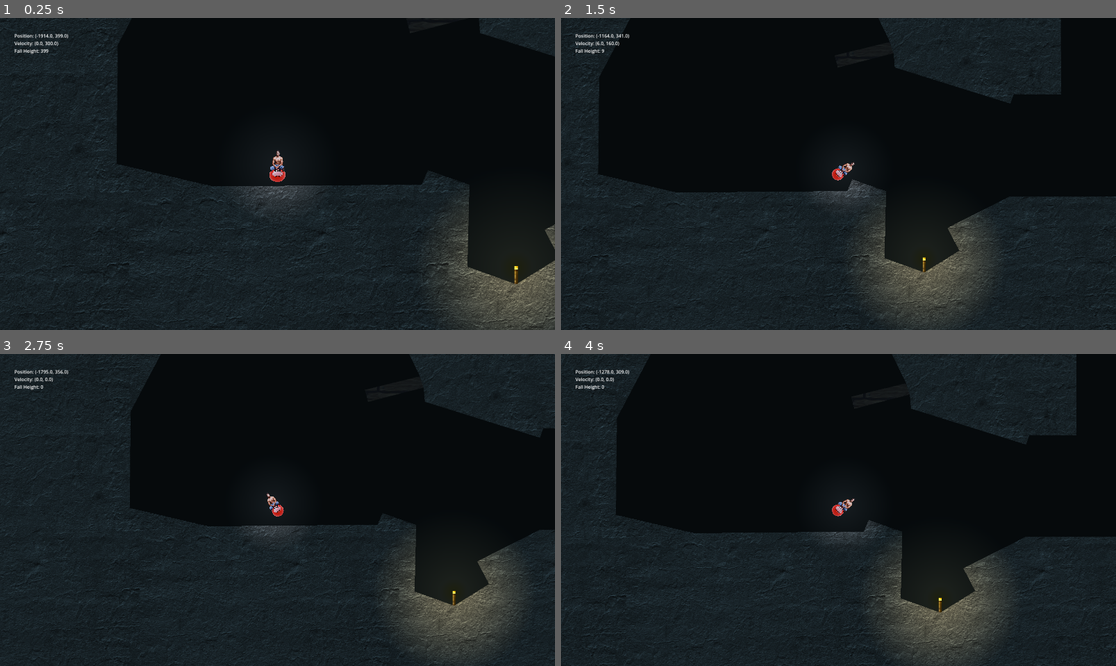
Above: before the commit, frames 1-4 (two rows, left to right).
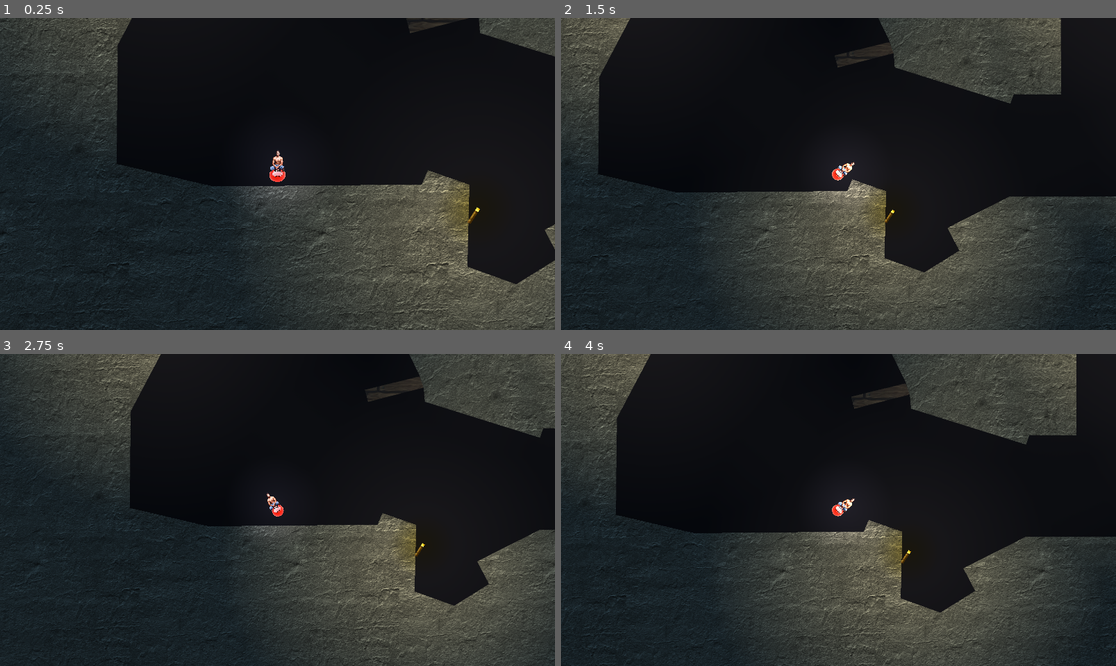
Above: after the commit, the same moments.

Repository: VGDCatumn/VGDC_FALL_26
Game: Godot game, scene res://Levels/level_master.tscn
The game is run twice, just before and just after one commit, with the same random seed, the same clock (stepped at 60 frames per second) and the same inputs. This scene is started directly instead of the project's main scene.
Inputs:
- Up to frame 1 (0.25 s): no input
- Up to frame 2 (1.5 s): tap Enter (ui_accept) at 0.5, 0.77 s; hold D (move_right) from 0.53 s (still down); tap Tab (dev_mode) at 0.6, 1.35 s
- Up to frame 3 (2.75 s): tap Enter (ui_accept) at 1.52 s; release D (move_right) at 2.03 s; hold A (move_left) from 2.03 s (still down); tap Tab (dev_mode) at 2.1 s
- Up to frame 4 (4 s): release A (move_left) at 2.78 s; hold D (move_right) from 2.78 s (still down); tap Tab (dev_mode) at 2.85, 3.6 s; tap Enter (ui_accept) at 3.02, 3.77 s

The runs differ from the first frame. In frame 1, 20% of the frame differs, in the area x 0-100%, y 0-100%; in frame 2, 25%; in frame 3, 25%; in frame 4, 26%.

Commit message:
Add torches to the chasm

Diff:
--- a/Godot/Instances/torch.tscn
+++ b/Godot/Instances/torch.tscn
@@ -21,4 +21,4 @@
 [node name="PointLight2D" type="PointLight2D" parent="." unique_id=1442642422]
 position = Vector2(0, -40)
 texture = SubResource("GradientTexture2D_sgvyo")
-texture_scale = 20.0
+texture_scale = 50.0
--- a/Godot/Levels/level_chasm.tscn
+++ b/Godot/Levels/level_chasm.tscn
@@ -12,7 +12,6 @@
 [ext_resource type="AudioStream" uid="uid://b5tjfmtot7kik" path="res://Audio/soundtrack-chasm.mp3" id="12_1vapn"]
 [ext_resource type="PackedScene" uid="uid://b4anoj2hvgqbq" path="res://Instances/platform_trapdoor.tscn" id="13_870hm"]
 [ext_resource type="Script" path="res://Scripts/trigger_chasm_zoom.gd" id="13_jt8vq"]
-[ext_resource type="PackedScene" uid="uid://bfyxkypka7bm5" path="res://UI/ui_stats.tscn" id="13_vabag"]
 [ext_resource type="PackedScene" uid="uid://cgqovkrysu1fw" path="res://Instances/torch.tscn" id="14_7s22q"]
 
 [sub_resource type="Curve" id="Curve_870hm"]
@@ -216,14 +215,8 @@
 [sub_resource type="RectangleShape2D" id="RectangleShape2D_rvr8f"]
 size = Vector2(697.21875, 291.625)
 
-[sub_resource type="RectangleShape2D" id="RectangleShape2D_30rf5"]
-size = Vector2(191.60938, 1215.625)
-
 [sub_resource type="RectangleShape2D" id="RectangleShape2D_aopc1"]
 size = Vector2(697.21875, 114.3125)
-
-[sub_resource type="RectangleShape2D" id="RectangleShape2D_51q7j"]
-size = Vector2(697.21875, 162.625)
 
 [sub_resource type="RectangleShape2D" id="RectangleShape2D_mcpwx"]
 size = Vector2(415.875, 82.210815)
@@ -269,14 +262,6 @@
 
 [node name="LevelChasm" type="Node2D" unique_id=488097887]
 script = ExtResource("1_di1g1")
-
-[node name="ColorRect" type="ColorRect" parent="." unique_id=1821769112]
-offset_left = -11562.0
-offset_top = -8021.0
-offset_right = 10762.0
-offset_bottom = 4270.0
-color = Color(0.09019608, 0.10980392, 0.11764706, 1)
-metadata/_edit_lock_ = true
 
 [node name="BallMan" parent="." unique_id=742937550 instance=ExtResource("2_qhuka")]
 position = Vector2(-1914, 364)
@@ -288,6 +273,12 @@
 gradient = SubResource("Gradient_870hm")
 antialiased = true
 
+[node name="AudioStreamPlayer" type="AudioStreamPlayer" parent="." unique_id=1565946089]
+stream = ExtResource("12_1vapn")
+volume_db = -15.0
+autoplay = true
+parameters/looping = true
+
 [node name="Platforms_Static" type="StaticBody2D" parent="." unique_id=247718308 groups=["Physical"]]
 collision_layer = 3
 collision_mask = 3
@@ -642,17 +633,9 @@
 position = Vector2(143.21875, -2250.1875)
 shape = SubResource("RectangleShape2D_rvr8f")
 
-[node name="CollisionShape2D62" type="CollisionShape2D" parent="Platforms_Static" unique_id=1666021013]
-position = Vector2(3382, -4447)
-shape = SubResource("RectangleShape2D_30rf5")
-
 [node name="CollisionShape2D59" type="CollisionShape2D" parent="Platforms_Static" unique_id=1054976760]
 position = Vector2(3004, -3953.1563)
 shape = SubResource("RectangleShape2D_aopc1")
-
-[node name="CollisionShape2D61" type="CollisionShape2D" parent="Platforms_Static" unique_id=1996676747]
-position = Vector2(3004, -4979)
-shape = SubResource("RectangleShape2D_51q7j")
 
 [node name="CollisionShape2D42" type="CollisionShape2D" parent="Platforms_Static" unique_id=1141691232]
 position = Vector2(1170.6041, -3358.2024)
@@ -711,32 +694,32 @@
 rotation = -0.22881274
 shape = SubResource("RectangleShape2D_4nngh")
 
-[node name="Platforms_Moving" type="Node2D" parent="." unique_id=1603431409]
-
-[node name="Spring" parent="Platforms_Moving" unique_id=261987189 instance=ExtResource("5_rkulv")]
+[node name="Platforms_Special" type="Node2D" parent="." unique_id=1603431409]
+
+[node name="Spring" parent="Platforms_Special" unique_id=261987189 instance=ExtResource("5_rkulv")]
 position = Vector2(-4216, -2526.9998)
 rotation = -0.2705035
 
-[node name="Spring2" parent="Platforms_Moving" unique_id=525811 instance=ExtResource("5_rkulv")]
+[node name="Spring2" parent="Platforms_Special" unique_id=525811 instance=ExtResource("5_rkulv")]
 position = Vector2(-4894, -3447.9998)
 rotation = 0.55881643
 spring_power = 1400
 
-[node name="Spring3" parent="Platforms_Moving" unique_id=1534864374 instance=ExtResource("5_rkulv")]
+[node name="Spring3" parent="Platforms_Special" unique_id=1534864374 instance=ExtResource("5_rkulv")]
 position = Vector2(-2922, -3427)
 rotation = 0.23804712
 
-[node name="Spring4" parent="Platforms_Moving" unique_id=1168788945 instance=ExtResource("5_rkulv")]
+[node name="Spring4" parent="Platforms_Special" unique_id=1168788945 instance=ExtResource("5_rkulv")]
 position = Vector2(358.99976, -2459)
 rotation = 0.23804738
 
-[node name="Trapdoor" parent="Platforms_Moving" unique_id=2007738548 instance=ExtResource("13_870hm")]
+[node name="Trapdoor" parent="Platforms_Special" unique_id=2007738548 instance=ExtResource("13_870hm")]
 position = Vector2(748, -992)
 
-[node name="Trapdoor2" parent="Platforms_Moving" unique_id=1710643573 instance=ExtResource("13_870hm")]
+[node name="Trapdoor2" parent="Platforms_Special" unique_id=1710643573 instance=ExtResource("13_870hm")]
 position = Vector2(-1768, -842)
 
-[node name="Trapdoor3" parent="Platforms_Moving" unique_id=1002376200 instance=ExtResource("13_870hm")]
+[node name="Trapdoor3" parent="Platforms_Special" unique_id=1002376200 instance=ExtResource("13_870hm")]
 position = Vector2(3, -3327)
 
 [node name="Textures_Polygon" type="Node2D" parent="." unique_id=1570680729]
@@ -880,6 +863,63 @@
 scale = Vector2(0.48958203, 0.9497001)
 texture = ExtResource("10_870hm")
 
+[node name="Lighting" type="Node2D" parent="." unique_id=401589430]
+metadata/_edit_lock_ = true
+
+[node name="DirectionalLight_Darkness" type="DirectionalLight2D" parent="Lighting" unique_id=1019431545]
+color = Color(0.9856015, 0.8393236, 0.7695522, 1)
+energy = 0.75
+blend_mode = 1
+
+[node name="ColorRect_Background" type="ColorRect" parent="Lighting" unique_id=872672583]
+z_index = -10
+offset_left = -5968.0
+offset_top = -5047.0
+offset_right = 3449.0
+offset_bottom = 1740.0
+color = Color(0.078431375, 0.078431375, 0.10980392, 1)
+metadata/_edit_lock_ = true
+
+[node name="Torch" parent="Lighting" unique_id=1613385677 instance=ExtResource("14_7s22q")]
+position = Vector2(-812.00006, 633.00006)
+rotation = 0.57828945
+scale = Vector2(0.99999994, 0.99999994)
+
+[node name="Torch2" parent="Lighting" unique_id=1065431374 instance=ExtResource("14_7s22q")]
+position = Vector2(1346, -358)
+rotation = -0.045754433
+scale = Vector2(0.99999994, 0.99999994)
+
+[node name="Torch4" parent="Lighting" unique_id=751080555 instance=ExtResource("14_7s22q")]
+position = Vector2(48.999878, -1388.0001)
+rotation = 0.13002837
+scale = Vector2(0.99999994, 0.99999994)
+
+[node name="Torch5" parent="Lighting" unique_id=113312753 instance=ExtResource("14_7s22q")]
+position = Vector2(-2574.0002, -954.00006)
+rotation = 0.40692377
+scale = Vector2(0.99999994, 0.99999994)
+
+[node name="Torch6" parent="Lighting" unique_id=1141834236 instance=ExtResource("14_7s22q")]
+position = Vector2(-2275, -2100)
+rotation = -0.061820626
+scale = Vector2(0.99999994, 0.99999994)
+
+[node name="Torch7" parent="Lighting" unique_id=1228168018 instance=ExtResource("14_7s22q")]
+position = Vector2(-1095.0001, -3138.9998)
+rotation = 0.9543667
+scale = Vector2(0.99999994, 0.99999994)
+
+[node name="Torch8" parent="Lighting" unique_id=1929910136 instance=ExtResource("14_7s22q")]
+position = Vector2(1409.0001, -2977)
+rotation = -0.1102708
+scale = Vector2(0.99999994, 0.99999994)
+
+[node name="Torch3" parent="Lighting" unique_id=1144969547 instance=ExtResource("14_7s22q")]
+position = Vector2(2860.0002, -959)
+rotation = -0.39476323
+scale = Vector2(0.99999994, 0.99999994)
+
 [node name="Trigger_Camera_Zoom" type="Area2D" parent="." unique_id=1816445527]
 position = Vector2(0, -3700)
 script = ExtResource("13_jt8vq")
@@ -889,21 +929,5 @@
 rotation = 0.30864188
 shape = SubResource("RectangleShape2D_vabag")
 
-[node name="AudioStreamPlayer" type="AudioStreamPlayer" parent="." unique_id=1565946089]
-stream = ExtResource("12_1vapn")
-volume_db = -15.0
-autoplay = true
-parameters/looping = true
-
-[node name="UI_Stats" parent="." unique_id=804815919 instance=ExtResource("13_vabag")]
-
-[node name="DirectionalLight2D" type="DirectionalLight2D" parent="." unique_id=1019431545]
-color = Color(0.9856015, 0.8393236, 0.7695522, 1)
-energy = 0.75
-blend_mode = 1
-
-[node name="Torch" parent="." unique_id=1613385677 instance=ExtResource("14_7s22q")]
-position = Vector2(-574, 967)
-
 [connection signal="body_entered" from="Trigger_Camera_Zoom" to="Trigger_Camera_Zoom" method="_on_body_entered"]
 [connection signal="body_exited" from="Trigger_Camera_Zoom" to="Trigger_Camera_Zoom" method="_on_body_exited"]
